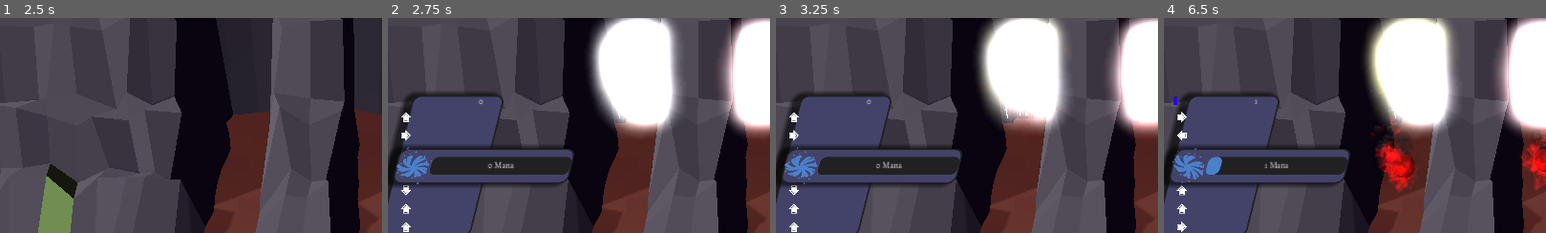
Above: before the commit, frames 1-4 (left to right).
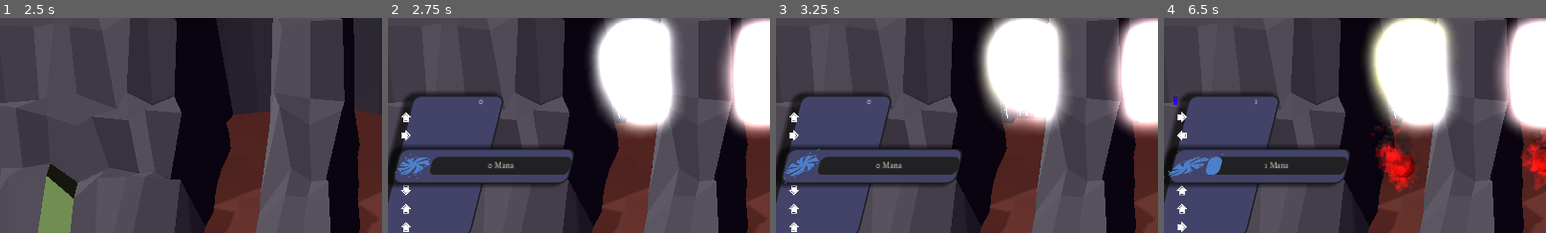
Above: after the commit, the same moments.

Repository: emmdie/3m5Jam2024_1
Game: Godot game, scene res://main.tscn
Same seed, same stepped clock (60 frames per second), same inputs: the game is played once before the commit and once after it.
Inputs (mouse positions are % of the whole screen's width and height, from its top left):
- Up to frame 1 (2.5 s): click "Start" at 0.5 s; tap Enter at 1.25 s; move the mouse to (72, 45) at 1.27 s; hold D (minigame_Right) 1.28-2.03 s; hold J (select_0) 1.28-2.03 s; move the mouse to (30, 55) at 2.02 s; hold S (minigame_Down) from 2.03 s (still down); tap K (select_1) at 2.1 s
- Up to frame 2 (2.75 s): keep holding S (minigame_Down)
- Up to frame 3 (3.25 s): move the mouse to (60, 28) at 2.77 s; release S (minigame_Down) at 2.78 s; hold D (minigame_Right) from 2.78 s (still down); hold L (select_2) from 2.78 s (still down)
- Up to frame 4 (6.5 s): move the mouse to (45, 70) at 3.52 s; release D (minigame_Right) at 3.53 s; release L (select_2) at 3.53 s; hold W (minigame_Up) 3.53-4.28 s; tap Left (summon_lane_0) at 3.6 s; move the mouse to (80, 65) at 4.27 s; hold Up (summon_lane_1) 4.28-5.03 s; hold A (minigame_Left) 4.28-5.78 s; move the mouse to (20, 35) at 5.02 s; tap Right (summon_lane_2) at 5.1 s; move the mouse to (55, 50) at 5.77 s; hold S (minigame_Down) from 5.78 s (still down); hold J (select_0) from 5.78 s (still down)
The pictures show only the part of the screen within x 0-50%, y 16-66%; the shares and areas given below are measured in that part.

Frame 1 is identical in both runs. In frame 2, 0.4% of the frame differs, in the area x 1-12%, y 60-78%; in frame 3, 0.5%; in frame 4, 0.6%, in the area x 0-16%, y 60-77%.

Commit message:
Use skew for mana animation

Diff:
--- a/Scenes/Ui/Ui.tscn
+++ b/Scenes/Ui/Ui.tscn
@@ -16,6 +16,7 @@
 [ext_resource type="Script" path="res://Scenes/Ui/Manabar.gd" id="14_8bmil"]
 [ext_resource type="Script" path="res://Scenes/Ui/PlayerHealthPanel.gd" id="14_h6d2s"]
 [ext_resource type="Texture2D" uid="uid://bgon7lm5j5li" path="res://Assets/Textures/Ui/Hud/galaxy.png" id="15_rh864"]
+[ext_resource type="PackedScene" uid="uid://3s0ik63t3d7p" path="res://Scenes/Ui/animated_mana.tscn" id="16_ihlnq"]
 
 [node name="Ui" type="Control"]
 layout_mode = 3
@@ -104,14 +105,29 @@
 layout_mode = 2
 
 [node name="TextureRect" type="TextureRect" parent="MarginContainer/Manabar/HBoxContainer/Spacer"]
+visible = false
 custom_minimum_size = Vector2(80, 80)
 layout_mode = 2
-offset_right = 414.0
+offset_right = 80.0
 offset_bottom = 80.0
 pivot_offset = Vector2(40, 40)
 texture = ExtResource("15_rh864")
 expand_mode = 1
 stretch_mode = 4
+
+[node name="Control" type="Control" parent="MarginContainer/Manabar/HBoxContainer/Spacer"]
+layout_mode = 1
+anchors_preset = 8
+anchor_left = 0.5
+anchor_top = 0.5
+anchor_right = 0.5
+anchor_bottom = 0.5
+grow_horizontal = 2
+grow_vertical = 2
+scale = Vector2(0.18, 0.18)
+
+[node name="AnimatedMana" parent="MarginContainer/Manabar/HBoxContainer/Spacer/Control" instance=ExtResource("16_ihlnq")]
+z_index = 2
 
 [node name="CenterContainer" type="CenterContainer" parent="MarginContainer/Manabar/HBoxContainer"]
 layout_mode = 2
--- /dev/null
+++ b/Scenes/Ui/animated_mana.tscn
@@ -0,0 +1,54 @@
+[gd_scene load_steps=5 format=3 uid="uid://3s0ik63t3d7p"]
+
+[ext_resource type="Texture2D" uid="uid://bgon7lm5j5li" path="res://Assets/Textures/Ui/Hud/galaxy.png" id="1_2u38p"]
+
+[sub_resource type="Animation" id="Animation_6rjiv"]
+resource_name = "rotate"
+length = 5.0
+loop_mode = 1
+tracks/0/type = "value"
+tracks/0/imported = false
+tracks/0/enabled = true
+tracks/0/path = NodePath(".:rotation")
+tracks/0/interp = 1
+tracks/0/loop_wrap = true
+tracks/0/keys = {
+"times": PackedFloat32Array(0, 5),
+"transitions": PackedFloat32Array(1, 1),
+"update": 0,
+"values": [0.0, 6.28319]
+}
+
+[sub_resource type="Animation" id="Animation_52au4"]
+length = 0.001
+tracks/0/type = "value"
+tracks/0/imported = false
+tracks/0/enabled = true
+tracks/0/path = NodePath(".:rotation")
+tracks/0/interp = 1
+tracks/0/loop_wrap = true
+tracks/0/keys = {
+"times": PackedFloat32Array(0),
+"transitions": PackedFloat32Array(1),
+"update": 0,
+"values": [0.0]
+}
+
+[sub_resource type="AnimationLibrary" id="AnimationLibrary_slp04"]
+_data = {
+"RESET": SubResource("Animation_52au4"),
+"rotate": SubResource("Animation_6rjiv")
+}
+
+[node name="AnimatedMana" type="Node2D"]
+skew = 0.867429
+
+[node name="Galaxy" type="Sprite2D" parent="."]
+skew = -0.596903
+texture = ExtResource("1_2u38p")
+
+[node name="AnimationPlayer" type="AnimationPlayer" parent="Galaxy"]
+libraries = {
+"": SubResource("AnimationLibrary_slp04")
+}
+autoplay = "rotate"
Not shown: 1 places in Scenes/Ui/Ui.tscn that only renumber resources
